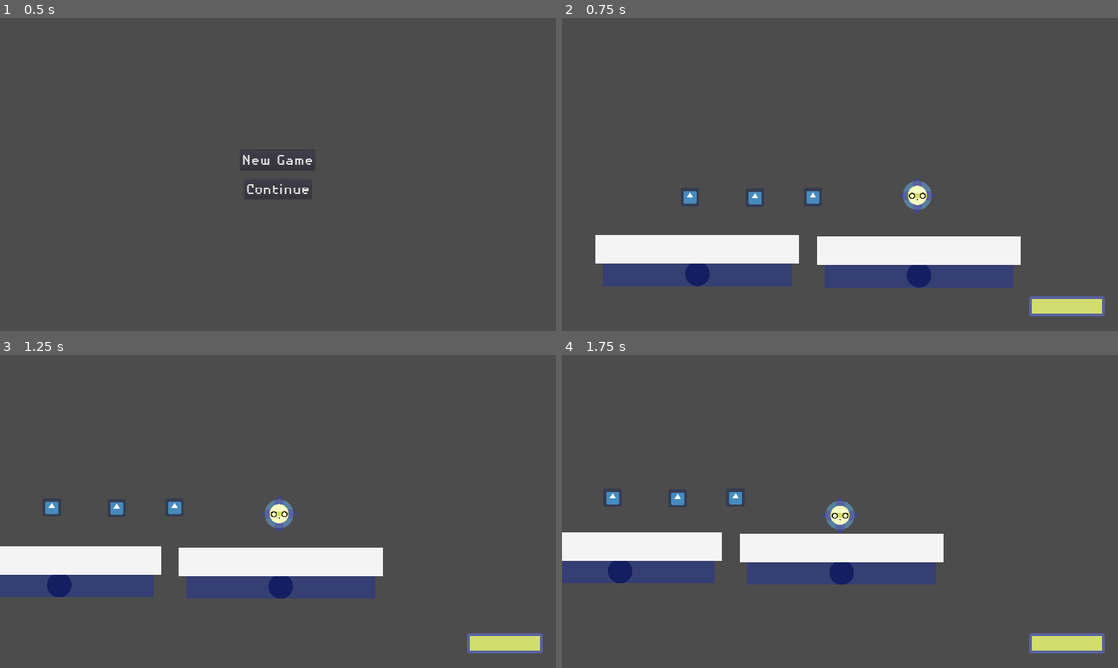
Above: before the commit, frames 1-4 (two rows, left to right).
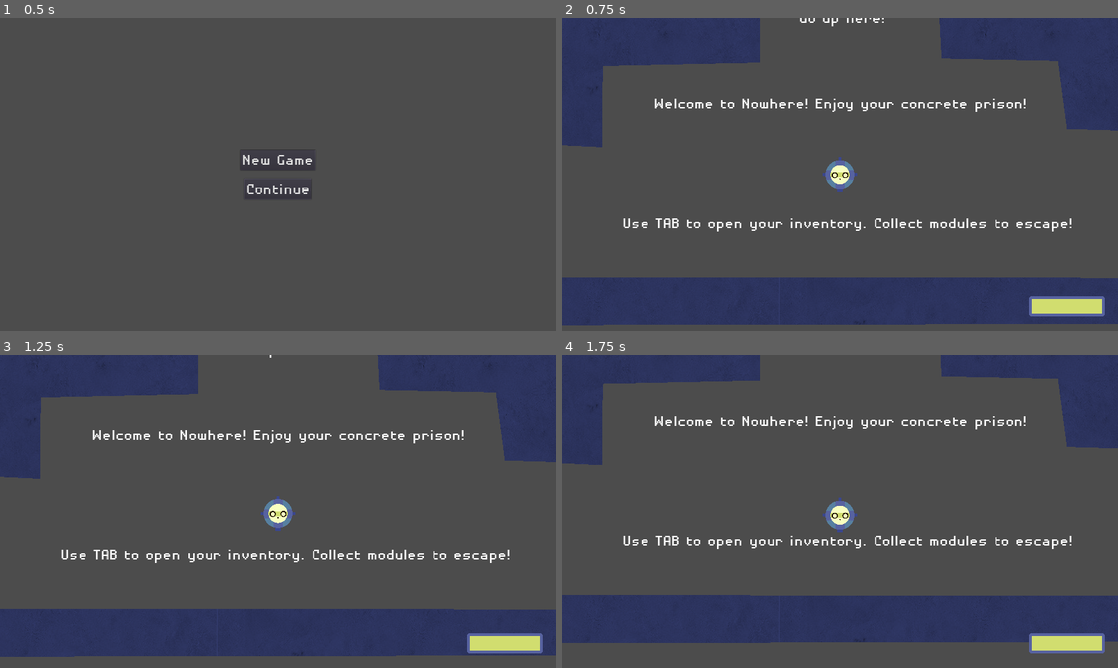
Above: after the commit, the same moments.

Repository: KoshakiDev/GodotWildJam13Mar2021
Game: Godot game, scene res://Source/Menus/MainMenu.tscn
Same seed, same stepped clock (60 frames per second), same inputs: the game is played once before the commit and once after it. The engine's default icon, where the game draws it, is replaced by a stand-in: a white triangle on a blue panel in a dark square.
Inputs (mouse positions are in pixels of both pictures, inside the frame that each line leads up to):
- Up to frame 1 (0.5 s): no input
- Up to frame 2 (0.75 s): click "New Game" at 0.5 s
- Up to frame 3 (1.25 s): no input
- Up to frame 4 (1.75 s): move the mouse to (962, 495) at 1.27 s; hold Right (move_right) from 1.28 s (still down); hold Middle mouse button (middle_click) from 1.28 s (still down); click (962, 495) at 1.42 s

Frame 1 is identical in both runs. In frame 2, 38% of the frame differs, in the area x 0-100%, y 0-99%; in frame 3, 38%; in frame 4, 35%.

Commit message:
Added a playable level

Diff:
--- a/Source/Levels/Level 1.tscn
+++ b/Source/Levels/Level 1.tscn
@@ -1,12 +1,14 @@
-[gd_scene load_steps=8 format=2]
+[gd_scene load_steps=10 format=2]
 
-[ext_resource path="res://Resources/Art/Level/concrete.jpg" type="Texture" id=1]
+[ext_resource path="res://Source/Levels/PlatformPolygon.tscn" type="PackedScene" id=1]
 [ext_resource path="res://Source/HUD/ModuleUI/ModuleUI.tscn" type="PackedScene" id=2]
 [ext_resource path="res://Source/HUD/HUD.tscn" type="PackedScene" id=3]
 [ext_resource path="res://Source/Entities/Player/Player.tscn" type="PackedScene" id=4]
 [ext_resource path="res://Source/Levels/Level.gd" type="Script" id=5]
-[ext_resource path="res://Resources/Art/Level/steel.jpg" type="Texture" id=6]
-[ext_resource path="res://Source/Obstacles/Platform.tscn" type="PackedScene" id=7]
+[ext_resource path="res://Source/Entities/Pickups/ModulePickup.tscn" type="PackedScene" id=6]
+[ext_resource path="res://Source/Modules/Thruster/SmallThruster.tscn" type="PackedScene" id=7]
+[ext_resource path="res://Resources/Fonts/ModuleTitlesFont_2.tres" type="DynamicFont" id=8]
+[ext_resource path="res://Source/Modules/TimeSlower/TimeSlower.tscn" type="PackedScene" id=9]
 
 [node name="Level" type="Node2D"]
 script = ExtResource( 5 )
@@ -23,38 +25,122 @@
 [node name="HUD" parent="UILayer" instance=ExtResource( 3 )]
 
 [node name="Player" parent="." instance=ExtResource( 4 )]
-position = Vector2( 834.068, 367.897 )
 
 [node name="SpawnPosition" type="Position2D" parent="."]
-position = Vector2( 824.649, -117.313 )
 
 [node name="Entities" type="Node2D" parent="."]
 __meta__ = {
 "_edit_lock_": true
 }
 
+[node name="ModulePickup" parent="Entities" instance=ExtResource( 6 )]
+position = Vector2( -4689.27, 837.847 )
+module_scene = ExtResource( 7 )
+
+[node name="ModulePickup2" parent="Entities" instance=ExtResource( 6 )]
+position = Vector2( 1107.13, -2182.65 )
+module_scene = ExtResource( 9 )
+
 [node name="Walls" type="Node2D" parent="."]
 
-[node name="Area2D2" type="Area2D" parent="Walls"]
-position = Vector2( 0, 5.65686 )
-collision_layer = 2
+[node name="PlatformPolygon" parent="Walls" instance=ExtResource( 1 )]
+position = Vector2( -1543.97, 0 )
 
-[node name="Wall" type="Polygon2D" parent="Walls/Area2D2"]
-texture = ExtResource( 1 )
-polygon = PoolVector2Array( 232.017, 242.247, 238.744, 824.147, 1849.9, 827.511, 1853.27, 1089.87, -6.79785, 1089.87, -3.43427, 10.1593, 1812.9, 13.5229, 1822.99, 588.696, 1584.18, 592.06, 1557.19, 250.687 )
+[node name="Polygon2D" parent="Walls/PlatformPolygon" index="0"]
+polygon = PoolVector2Array( -3243.42, 351, 4520.32, 359.476, 4571.18, 512.039, -3285.8, 528.99 )
 
-[node name="Wall2" type="CollisionPolygon2D" parent="Walls/Area2D2"]
-polygon = PoolVector2Array( 232.017, 242.247, 238.744, 824.147, 1849.9, 827.511, 1853.27, 1089.87, -6.79785, 1089.87, -3.43427, 10.1593, 1812.9, 13.5229, 1822.99, 588.696, 1584.18, 592.06, 1557.19, 250.687 )
+[node name="PlatformPolygon5" parent="Walls" instance=ExtResource( 1 )]
+position = Vector2( -3466.56, 42.3785 )
 
-[node name="Area2D" type="Area2D" parent="Walls"]
-collision_layer = 2
+[node name="Polygon2D" parent="Walls/PlatformPolygon5" index="0"]
+polygon = PoolVector2Array( 2497.03, -407.695, -2011.9, -329.045, -1985.74, 859.893, 1569.38, 901.921, 1450.72, 1130.77, -2010.67, 1116.63, -2032.72, 1912.41, 1586.33, 2046.14, 1603.29, 2190.23, -2016.09, 2128.25, -2081.52, 2739, -2159.99, 2727.68, -2141.91, 2128.25, -2137.71, -563.98, 2516.06, -616.995 )
 
-[node name="Polygon2D" type="Polygon2D" parent="Walls/Area2D"]
-texture = ExtResource( 6 )
-polygon = PoolVector2Array( 652.236, 509.407, 889.556, 507.288, 898.032, 556.023, 707.328, 558.142, 603.501, 558.142 )
+[node name="PlatformPolygon6" parent="Walls" instance=ExtResource( 1 )]
+position = Vector2( -1543.97, 0 )
 
-[node name="Polygon2D2" type="CollisionPolygon2D" parent="Walls/Area2D"]
-polygon = PoolVector2Array( 652.236, 509.407, 889.556, 507.288, 898.032, 556.023, 707.328, 558.142, 603.501, 558.142 )
+[node name="Polygon2D" parent="Walls/PlatformPolygon6" index="0"]
+polygon = PoolVector2Array( 239.918, 519.156, 264.499, 1527.54, -3565.5, 1478.27, -3531.6, 1622.36, 250.377, 1741.36, 212.717, 2553.86, -3523.12, 2546.21, -3557.02, 2732.67, 208.01, 2760.54, 223.124, 3239.86, -4057.09, 3080.18, -4057.09, 3368.35, 571.416, 3519.73, 482.551, 526.138 )
 
-[node name="Platform" parent="Walls" instance=ExtResource( 7 )]
-position = Vector2( 1048.25, 597.203 )
+[node name="PlatformPolygon2" parent="Walls" instance=ExtResource( 1 )]
+
+[node name="Polygon2D" parent="Walls/PlatformPolygon2" index="0"]
+polygon = PoolVector2Array( -966.597, -100.146, -821.513, -93.0106, -819.135, -373.663, -277.188, -385.369, -250.732, -2621.38, -952.182, -2604.41 )
+
+[node name="PlatformPolygon3" parent="Walls" instance=ExtResource( 1 )]
+
+[node name="Polygon2D" parent="Walls/PlatformPolygon3" index="0"]
+polygon = PoolVector2Array( 350.723, -399.511, 752.36, -391.025, 783.472, -156.266, 967.32, -150.609, 942.023, -1895.08, 2383.26, -1899.57, 2369.79, -2088.14, 968.962, -2092.63, 942.864, -2615.72, 230.1, -2638.35 )
+
+[node name="PlatformPolygon4" parent="Walls" instance=ExtResource( 1 )]
+
+[node name="Polygon2D" parent="Walls/PlatformPolygon4" index="0"]
+polygon = PoolVector2Array( 2994.69, 393.067, 3009.8, -2651.57, 2654.9, -2651.57, 925.722, -2591.16, 955.926, -2281.57, 2685.1, -2296.68, 2790.82, 370.414 )
+
+[node name="Label" type="Label" parent="Walls"]
+margin_left = -749.7
+margin_top = 137.274
+margin_right = 861.3
+margin_bottom = 271.274
+custom_fonts/font = ExtResource( 8 )
+text = "Use TAB to open your inventory. Collect modules to escape!"
+__meta__ = {
+"_edit_use_anchors_": false
+}
+
+[node name="Label4" type="Label" parent="Walls"]
+margin_left = -808.396
+margin_top = -276.056
+margin_right = 802.604
+margin_bottom = -142.056
+custom_fonts/font = ExtResource( 8 )
+text = "Welcome to Nowhere! Enjoy your concrete prison!"
+align = 1
+__meta__ = {
+"_edit_use_anchors_": false
+}
+
+[node name="Label5" type="Label" parent="Walls"]
+margin_left = -800.387
+margin_top = -569.721
+margin_right = 810.613
+margin_bottom = -435.721
+custom_fonts/font = ExtResource( 8 )
+text = "Go up here!"
+align = 1
+__meta__ = {
+"_edit_use_anchors_": false
+}
+
+[node name="Label2" type="Label" parent="Walls"]
+margin_left = 1559.99
+margin_top = 267.535
+margin_right = 2834.99
+margin_bottom = 401.535
+custom_fonts/font = ExtResource( 8 )
+text = "Is something is up there? If only you could fly"
+__meta__ = {
+"_edit_use_anchors_": false
+}
+
+[node name="Label3" type="Label" parent="Walls"]
+margin_left = -4425.7
+margin_top = 152.379
+margin_right = -3150.7
+margin_bottom = 286.379
+custom_fonts/font = ExtResource( 8 )
+text = "Roll here! "
+__meta__ = {
+"_edit_use_anchors_": false
+}
+
+[editable path="Walls/PlatformPolygon"]
+
+[editable path="Walls/PlatformPolygon5"]
+
+[editable path="Walls/PlatformPolygon6"]
+
+[editable path="Walls/PlatformPolygon2"]
+
+[editable path="Walls/PlatformPolygon3"]
+
+[editable path="Walls/PlatformPolygon4"]
--- a/Source/Levels/Level.gd
+++ b/Source/Levels/Level.gd
@@ -19,6 +19,7 @@
 		save_data()
 
 	entities.add_child(Globals.player)
+	print(spawn_position.global_position)
 	Globals.player.global_position = spawn_position.global_position
 	Globals.player.setup(hud)
 
--- a/Source/Levels/SaveTestLevel.tscn
+++ b/Source/Levels/SaveTestLevel.tscn
@@ -10,7 +10,7 @@
 [node name="SaveTestLevel" instance=ExtResource( 1 )]
 
 [node name="SpawnPosition" parent="." index="1"]
-position = Vector2( 1288.59, 343.473 )
+position = Vector2( 1288.59, 341.354 )
 
 [node name="Platforms" type="Node2D" parent="." index="2"]
 __meta__ = {
--- a/Source/Menus/MainMenu.gd
+++ b/Source/Menus/MainMenu.gd
@@ -1,11 +1,11 @@
 extends Control
 
-
+const LEVEL_PATH = "res://Source/Levels/Level 1.tscn"
 
 func _on_StartButton_pressed():
 	SaveManager.reset_saves()
-	Globals.change_level(preload("res://Source/Levels/SaveTestLevel.tscn").instance())
+	Globals.change_level(preload(LEVEL_PATH).instance())
 
 
 func _on_ContinueButton_pressed():
-	Globals.change_level(preload("res://Source/Levels/SaveTestLevel.tscn").instance())
+	Globals.change_level(preload(LEVEL_PATH).instance())
--- a/Source/Menus/MainMenu.tscn
+++ b/Source/Menus/MainMenu.tscn
@@ -43,6 +43,5 @@
 __meta__ = {
 "_edit_use_anchors_": false
 }
-
 [connection signal="pressed" from="VBoxContainer/NewButton" to="." method="_on_StartButton_pressed"]
 [connection signal="pressed" from="VBoxContainer/ContinueButton" to="." method="_on_ContinueButton_pressed"]
--- a/project.godot
+++ b/project.godot
@@ -226,8 +226,8 @@
 
 [physics]
 
+2d/default_gravity=120
 common/enable_pause_aware_picking=true
-2d/default_gravity=120
 
 [rendering]
 
